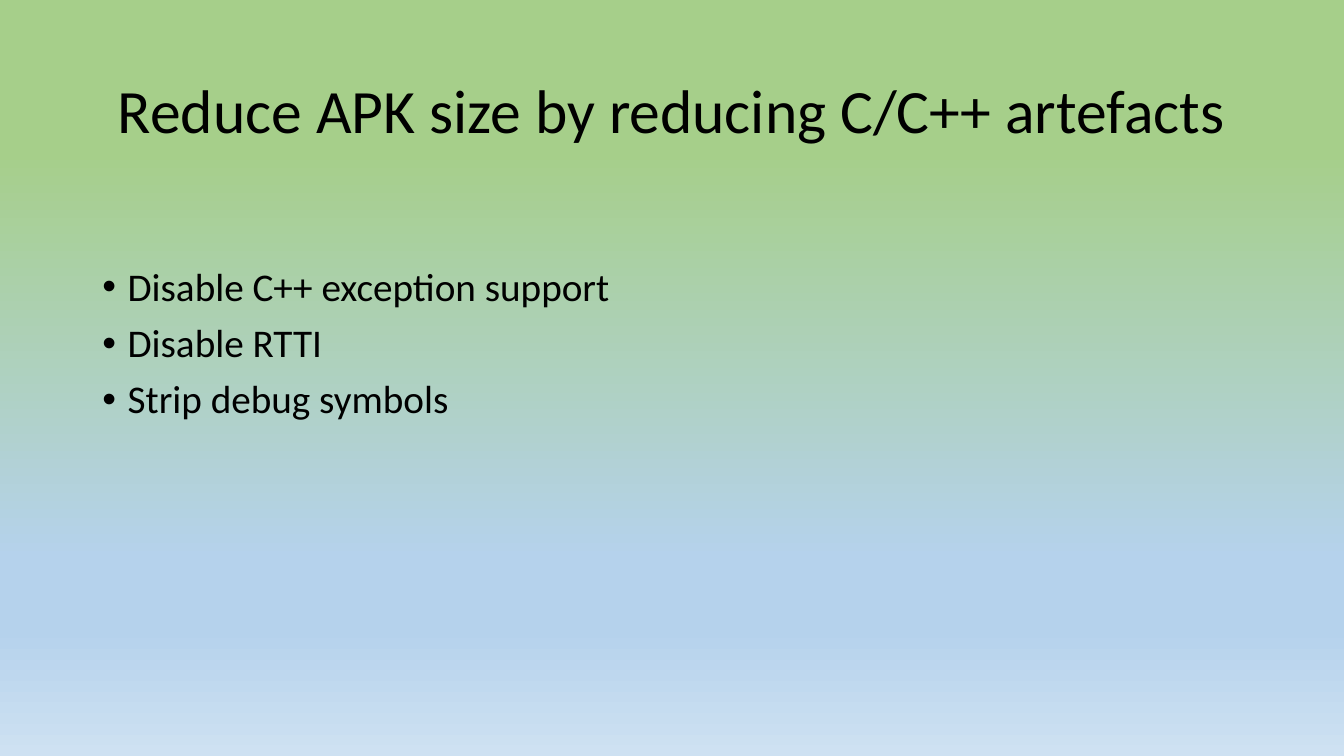
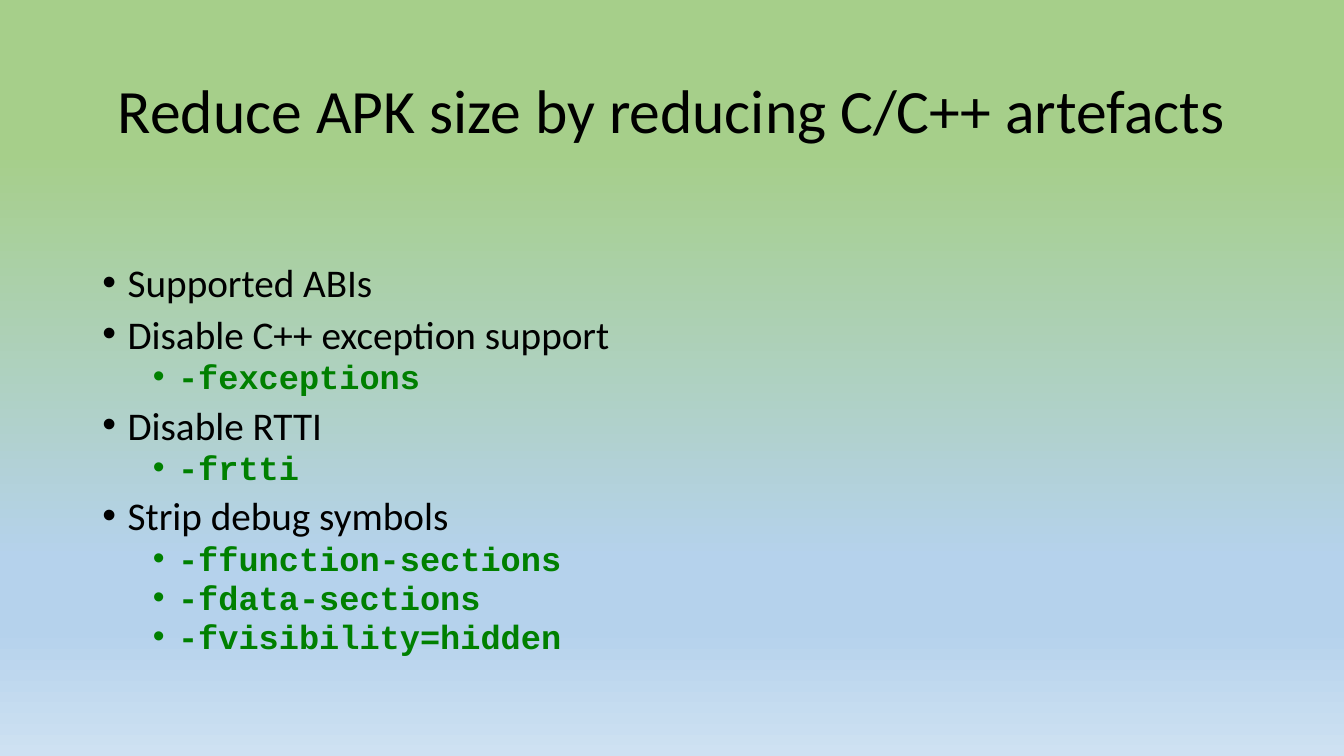
Before and after one commit to 9majka/NDK_presentation, a slide deck: slide 11 of NDK.pptx (slide 8 before the commit). Drawn at 1344x756 pixels with LibreOffice and Linux fonts; fonts in the diff are those of the drawing. Boxes give left, top, right and bottom in pixels: in the first picture for what was removed or moved away, otherwise in the second. Text is boxed around its words. In the diff, an @@ line names an element or a change of style, - is before the commit and + after.

```diff
--- a/NDK.pptx
+++ b/NDK.pptx
@@ text at [128, 269, 372, 304]: paragraph added @@
+• Supported ABIs
@@ text at [128, 321, 609, 537]: line spacing 0.9 to 0.8 @@
@@ text at [178, 365, 420, 396]: paragraph added @@
+  • -fexceptions
@@ text at [178, 455, 299, 481]: paragraph added @@
+  • -frtti
@@ text at [178, 546, 561, 656]: paragraphs added @@
+  • -ffunction-sections
+  • -fdata-sections
+  • -fvisibility=hidden
```
Also in this commit, not shown: 5 other slides changed, 4 slides added, 9 other files.
